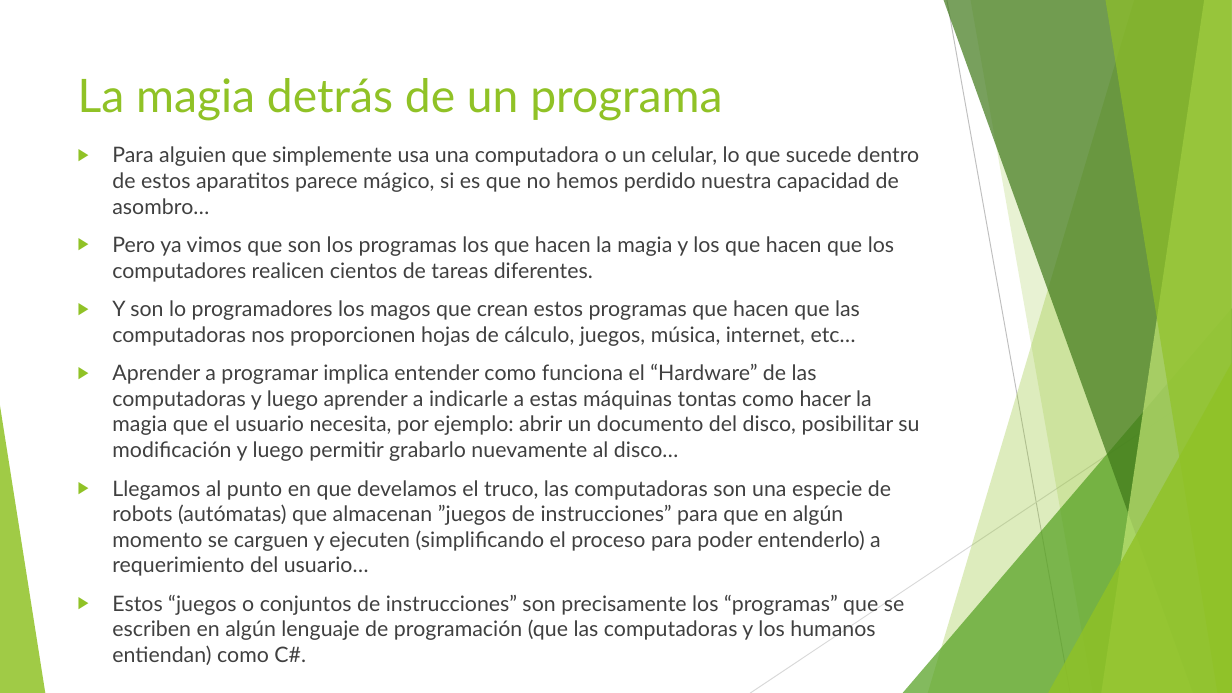
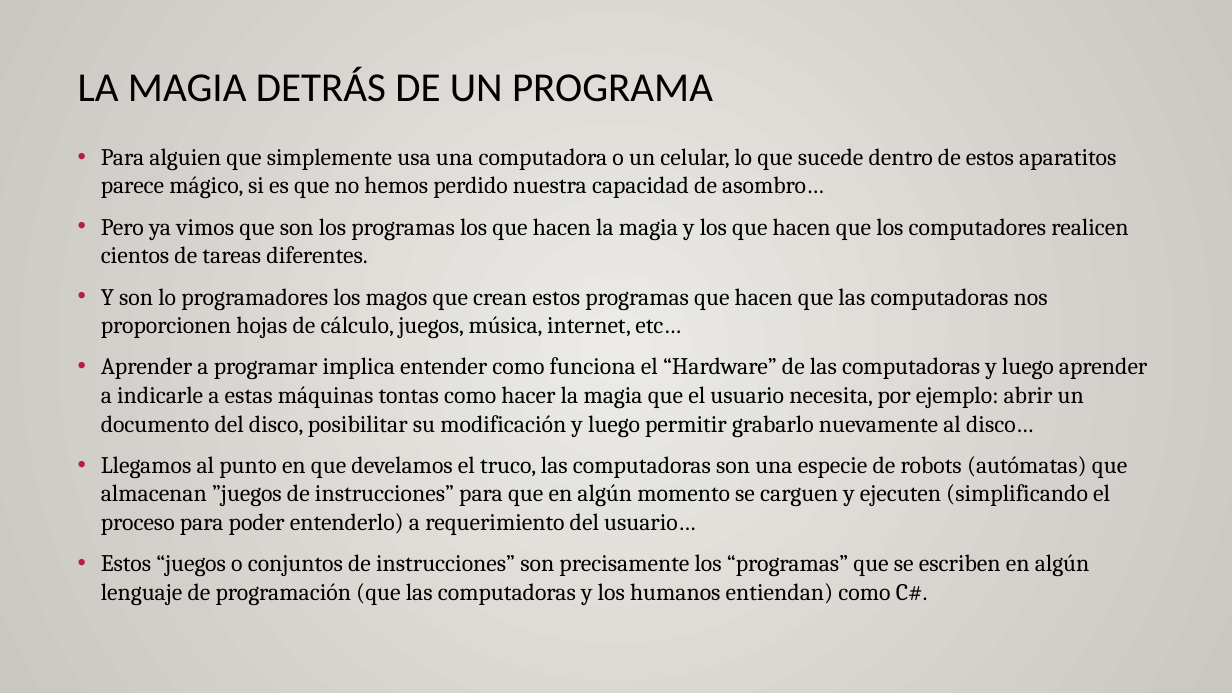
Before and after one commit to AlbertOsinaga/CSharp-MiPrimerLenguaje, a slide deck: slide 5 of C#_MiPrimerLenguaje.pptx. Drawn at 1232x693 pixels with LibreOffice and Linux fonts; fonts in the diff are those of the drawing. Boxes give left, top, right and bottom in pixels: in the first picture for what was removed or moved away, otherwise in the second. Text is boxed around its words. In the diff, an @@ line names an element or a change of style, - is before the commit and + after.

```diff
--- a/C#_MiPrimerLenguaje.pptx
+++ b/C#_MiPrimerLenguaje.pptx
@@ background #FFFFFF to gradient #ECEAE7 to #CAC7C1 @@
@@ title at [78, 68, 713, 102]: text changed; size 36 to 32 pt; font Lato to Calibri; text colour #90C226 to #000000 @@
-La magia detrás de un programa
+LA MAGIA DETRÁS DE UN PROGRAMA
@@ text "Para alguien que simplemente usa ..." at [101, 148, 1147, 605]: size 16.6 to 18.5 pt, font Lato to Cambria, text colour #404040 to #000000; bullet ▶ to •; bullet colour #90C226 to #B71E42 @@
@@ group removed at [0, 0, 1232, 693]: 5 freeform shapes, 3 triangles, 2 lines @@
```
Also in this commit, not shown: 11 other slides changed, 7 slides added, 1 other file.
